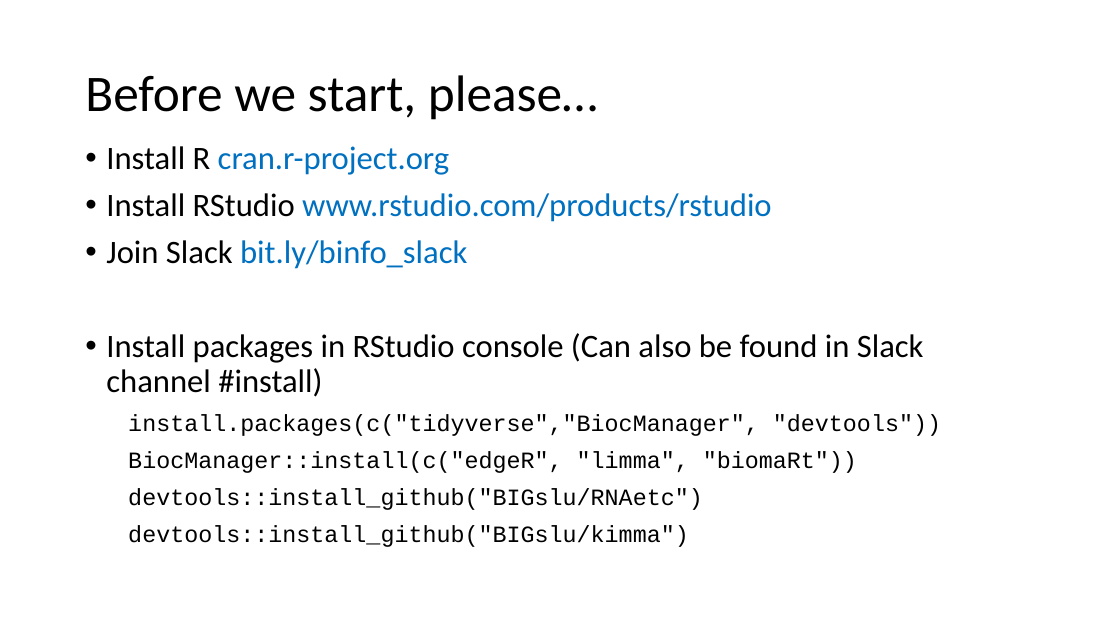
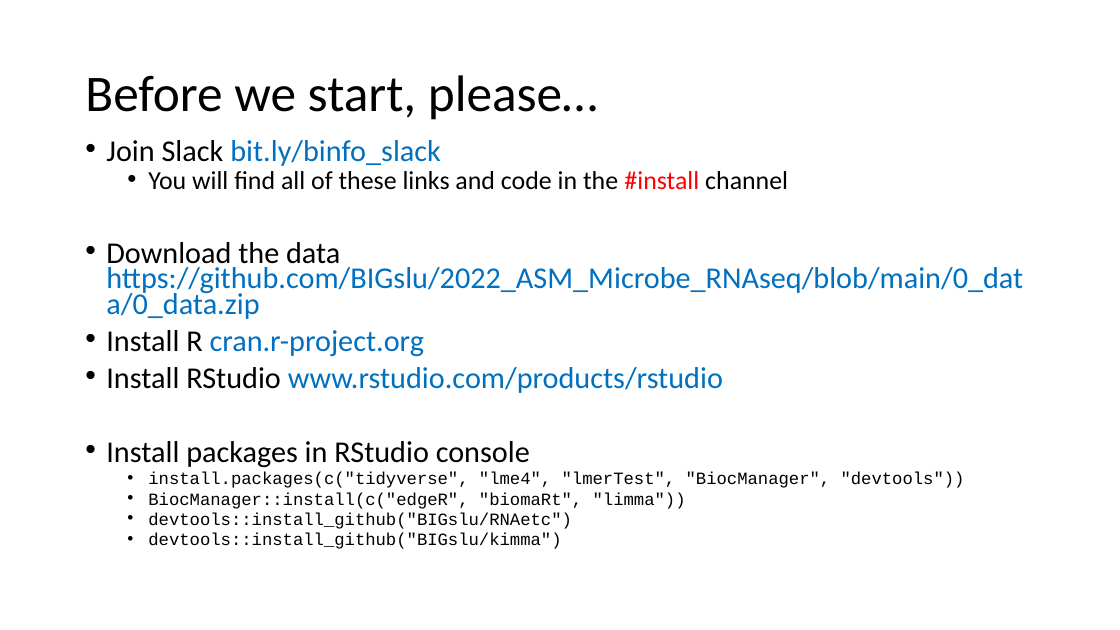
Before and after one commit to BIGslu/2022_ASM_Microbe_RNAseq, a slide deck: slide 1 of 0_welcome/welcome.pptx. Drawn at 1120x630 pixels with LibreOffice and Linux fonts; fonts in the diff are those of the drawing. Boxes give left, top, right and bottom in pixels: in the first picture for what was removed or moved away, otherwise in the second. Text is boxed around its words. In the diff, an @@ line names an element or a change of style, - is before the commit and + after.

```diff
--- a/0_welcome/welcome.pptx
+++ b/0_welcome/welcome.pptx
@@ text at box(106, 140, 1023, 319): paragraphs added @@
+• Join Slack bit.ly/binfo_slack
+  • You will find all of these links and code in the #install channel
+• Download the data https://github.com/BIGslu/2022_ASM_Microbe_RNAseq/blob/main/0_data/0_data.zip
@@ text at box(106, 330, 723, 549): size 28 to 25.9 pt in "Install R cran.r-project.org", "Install RStudio www.rstudio.com/products/rstudio"; size 20 to 14.8 pt in "devtools::install_github("BIGslu/RNAetc")", "devtools::install_github("BIGslu/kimma")"; line spacing 0.9 to 0.7; bullet none to •; list level 1 to 2 in "devtools::install_github("BIGslu/RNAetc")"; list level 1 to 2 in "devtools::install_github("BIGslu/kimma")" @@
@@ text at box(106, 441, 965, 509): text changed; size 20 to 14.8 pt @@
-• Join Slack bit.ly/binfo_slack
-• Install packages in RStudio console (Can also be found in Slack channel #install)
-install.packages(c("tidyverse","BiocManager", "devtools"))
-BiocManager::install(c("edgeR", "limma", "biomaRt"))
+• Install packages in RStudio console
+  • install.packages(c("tidyverse", "lme4", "lmerTest", "BiocManager", "devtools"))
+  • BiocManager::install(c("edgeR", "biomaRt", "limma"))
```
Also in this commit, not shown: 3 other slides changed, 1 slide added.
